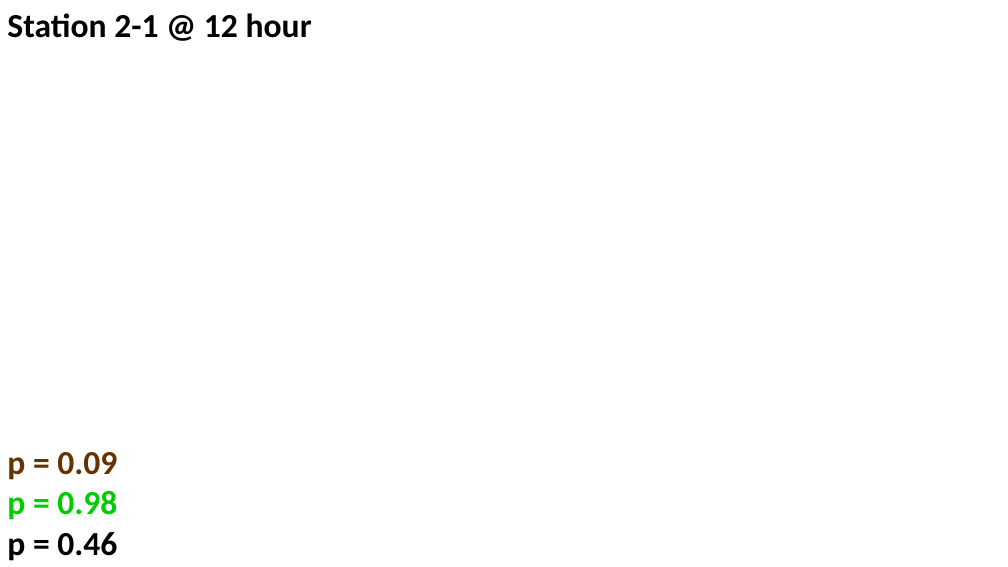
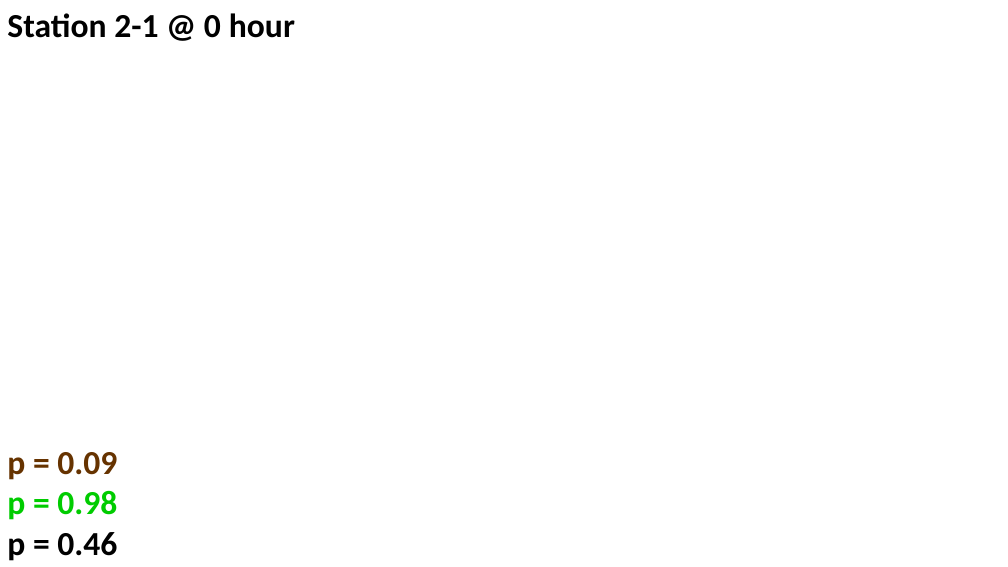
Before and after one commit to OscarFHC/FLOWinWEB, a slide deck: slide 7 of Results/NOR3CR0015/PreliminaryResults_20201109.pptx. Drawn at 1008x567 pixels with LibreOffice and Linux fonts; fonts in the diff are those of the drawing; background and template pictures are left out. Boxes give left, top, right and bottom in pixels: in the first picture for what was removed or moved away, otherwise in the second. Text is boxed around its words. In the diff, an @@ line names an element or a change of style, - is before the commit and + after.

```diff
--- a/Results/NOR3CR0015/PreliminaryResults_20201109.pptx
+++ b/Results/NOR3CR0015/PreliminaryResults_20201109.pptx
@@ text at (x1=7, y1=13, x2=295, y2=38): text changed @@
-Station 2-1 @ 12 hour
+Station 2-1 @ 0 hour
```
